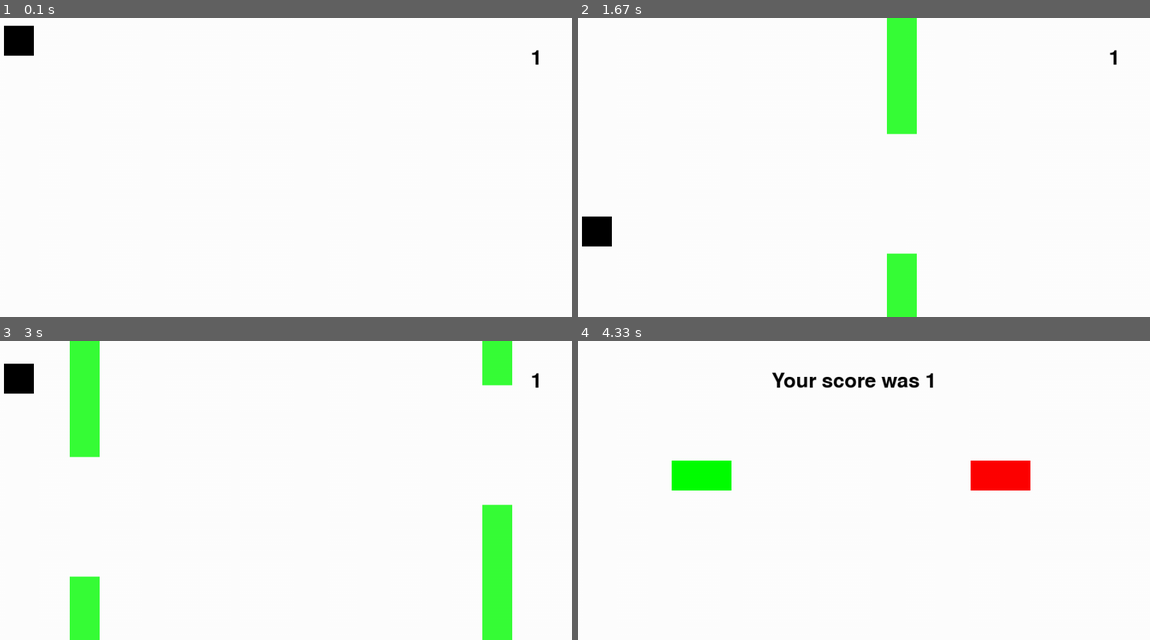
Above: before the commit, frames 1-4 (two rows, left to right).
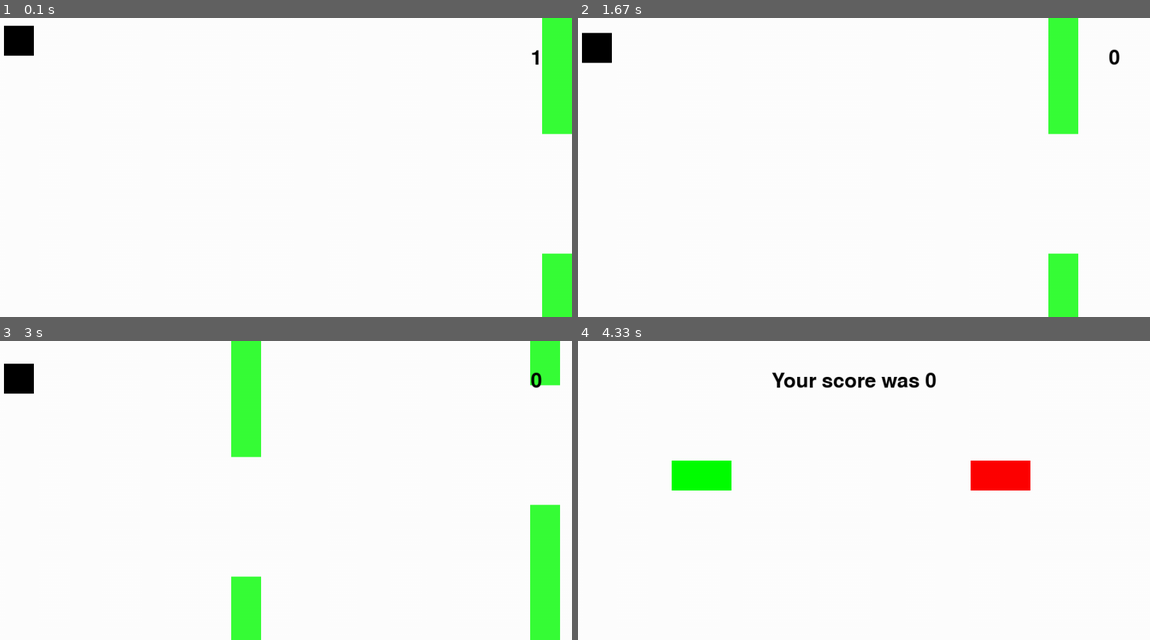
Above: after the commit, the same moments.

Repository: ArmaanC-IDC/ICD20
Game: pygame game, started from Personal/finished/My flappy bird.py
Same seed, same stepped clock (60 frames per second), same inputs: the game is played once before the commit and once after it.
Inputs (mouse positions are in pixels of both pictures, inside the frame that each line leads up to):
- Up to frame 1 (0.1 s): no input
- Up to frame 2 (1.67 s): tap Space at 0.33, 1.4 s; click (852, 185) at 0.72 s; click (703, 152) at 1.05 s; move the mouse to (1069, 272) at 1.37 s
- Up to frame 3 (3 s): tap Space at 1.7, 1.9, 2.23, 2.53, 2.73 s
- Up to frame 4 (4.33 s): tap Space at 3.03, 3.3, 3.63, 3.93 s

The runs differ from the first frame. In frame 1, 3.1% of the frame differs, in the area x 94-100%, y 0-100%; in frame 2, 7.4%; in frame 3, 13%, in the area x 12-98%, y 0-100%; in frame 4, less than 0.1%.

Commit message:
I did stuff

Diff:
--- a/Personal/finished/My flappy bird.py
+++ b/Personal/finished/My flappy bird.py
@@ -42,7 +42,7 @@
 score_text = font.render(str(score), True, (0,0,0))
 score_rect = score_text.get_rect(midbottom = (500, 250))
 
-scale_factor = 10
+scale_factor = 50
 velocity = 0
 game_on = True
 while True:
--- a/Unit 3/Pokemon game.py
+++ b/Unit 3/Pokemon game.py
@@ -3,9 +3,9 @@
 import random
 
 # name, health, attacks 1 2 and 3, defence
-squirtle = ["Squirtle", 225, 50, 70, 90, 30]
-bulbasaur = ["Bulbasaur", 250, 50, 60, 90, 40]
-mewtwo = ["MewTwo", 300, 80, 90, 100, 50]
+squirtle = ["Squirtle", 225, 500, 700, 900, 30]
+bulbasaur = ["Bulbasaur", 250, 500, 600, 900, 40]
+mewtwo = ["MewTwo", 300, 800, 900, 1000, 50]
 score = 0
 
 #Task 1 (Pokemon Selection)
@@ -120,13 +120,26 @@
     #if the player chooses to catch
     elif action == "2":
         #random chance if the catch is succesful or not. goes down as your health goes down
-        catch_percent = (100/player_pokemon[4])*100
+        catch_percent = (100/player_pokemon[4])*10
         if random.randint(0, 100)<catch_percent:
             print("The catch was successful!!")
             new_score = new_score + 100
             player_pokemon[4]=False
         else:
             print("Sorry, the catch failed")
+            enemy_attack = random.randint(2, 4)
+            enemy_damage = (enemy[enemy_attack]*10)/player_pokemon[5]
+            player_pokemon[4] = manage_health(player_pokemon[4], enemy_damage)
+            #prints your health
+            if player_pokemon[4]<=0:
+                print(f"{player_pokemon[0]} died.")
+                print()
+                new_score -=10
+                player_pokemon[4] = False
+            else:
+                print(f"{player_pokemon[0]} took {enemy_damage} damage! It now has {player_pokemon[4]} health.")
+                print()
+
     return player_pokemon, new_score
 
 def print_score(score, player_pokemon):
--- a/Unit 3/advernture_game.py
+++ b/Unit 3/advernture_game.py
@@ -7,10 +7,8 @@
     character = input("what class would you like to be? ")
     player_name = input("what is your character's name? ")
     return character, player_name
-
 def game_intro(player_superhero):
     print(f"Welcome {player_superhero}, to the world of Gorlan! You will be tasked with ridding this world of the black lord Morgorath")
-
 def make_decision():
      print("Morgorath is attacking the castle! Do you go stop him, or seek help from Sir. Digby the knight")
      decision = input("1 for face him, 2 for get help")
@@ -19,17 +17,14 @@
             return decision
         else:
             print()
-
 def health_managment(current_health, damage_taken):
     return current_health-damage_taken
-
 def superhero_mission(action, player_superhero):
     function_score = score
     if action=="1":
         if player_superhero=="1":
             print("You face the black lord, and your arrows go through his heart. You return victorious")
             function_score +=10
-
         else:
             print("you find the black lord armed and ready for your attack. Prepare to fight")
             running = True
@@ -53,7 +48,6 @@
                     running = False
                 else:
                     print("invalid input")
-
     elif action=="2":
         if player_superhero=="1":
             print("You and Sir Digby find Morgorath occupying the capitol. He has the royal army at his disposal, and you stand no chance. Neither of you return home")
--- /dev/null
+++ b/Unit 3/for loops/lesson.py
@@ -0,0 +1,54 @@
+import os
+import time
+
+def clear():
+    os.system('cls')
+
+def example():
+    for count in range(1,6,0.1):
+        print(count)
+        #time.sleep(1)
+
+def example_a():
+    for count in range(10):
+        print(count)
+
+def example_b(start,finish):
+    total = 0
+    for i in range(start,finish+1):
+        total+=i
+    return total
+
+def example_c():
+    for i in range(10,0,-1):
+        print(i)
+
+def example_d(str):
+    result = ''
+    for i in range(len(str)-1,-1,-1):
+        result += str[i]
+    print(result)
+
+def example_e(str, n):
+    for i in range(0,len(str)-n+1):
+        print(str[i:i+n])
+
+def example_f(str1, str2):
+    if len(str2)>len(str1):
+        return 0
+    result = 0
+    for i in range(0,len(str1)-len(str2)+1):
+        if str1[i:i+len(str2)] == str2:
+            result+=1
+    return result
+
+clear()
+# example()
+# print()
+# example_a()
+# print()
+# print(example_b(int(input("start? ")), int(input("end? "))))
+# example_c()
+# example_d("abcd")
+# example_e("Hello!", 5)
+print(example_f("HellohHellow", "y"))
--- /dev/null
+++ b/Unit 3/test.py
@@ -0,0 +1,7 @@
+
+'''list1 = [1, 2, 3, 4, 5]
+list2 = ["hi", 3]
+x = list1.index(list2[1])
+list2[1] = list1[x+1]
+print(list2)
+print(x)'''
Not shown, changed: Personal/ongoing/ttc_app/survey_app/lib/main.dart
Not shown, changed: Personal/ongoing/ttc_app/survey_app/lib/report_page.dart
Not shown, changed: Personal/ongoing/ttc_app/survey_app/lib/view_page.dart
